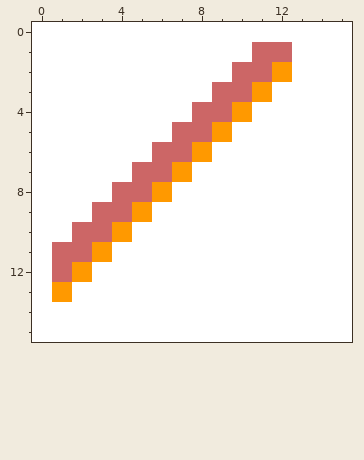
Pixel-art sprite -- lib/res/IStyleHandle.gif. That is the earlier state.
The file is 16x16 pixels.
The same view after the edit:
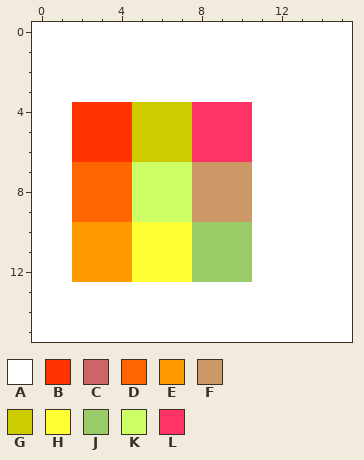
Palette (. is transparent): A #ffffff  B #ff3300  C #cc6666  D #ff6600  E #ff9900  F #cc9966  G #cccc00  H #ffff33  J #99cc66  K #ccff66  L #ff3366
The exact change:
Changed rows in their new state; - is an unchanged pixel.
first column x 1:
 1 ----------AA
 2 ---------AAA
 3 --------AAA-
 4 -BBBGGGLLL--
 5 -BBBGGGLLL--
 6 -BBBGGGLLL--
 7 -DDDKKKFFF--
 8 -DDDKKKFFF--
 9 -DDDKKKFFF--
10 -EE-HHHJJJ--
11 AE-EHHHJJJ--
12 A-EEHHHJJJ--
13 A-----------
Pixel boxes of the changes (left, top, right, bottom) in both pictures:
changed: (52, 42, 292, 302)
